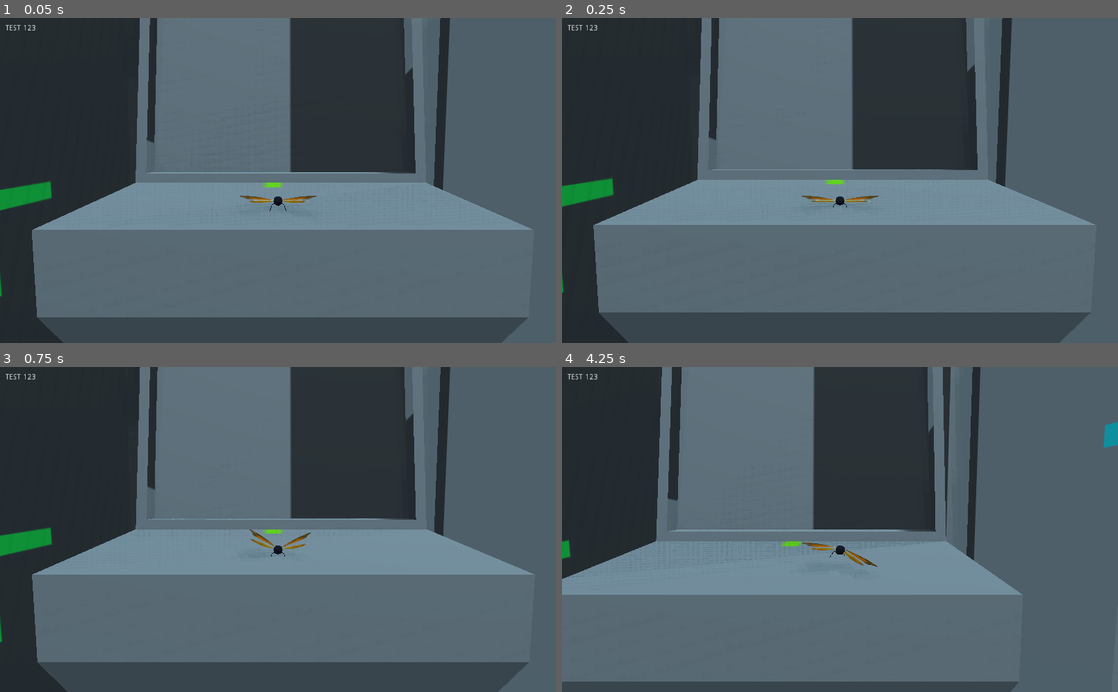
Above: before the commit, frames 1-4 (two rows, left to right).
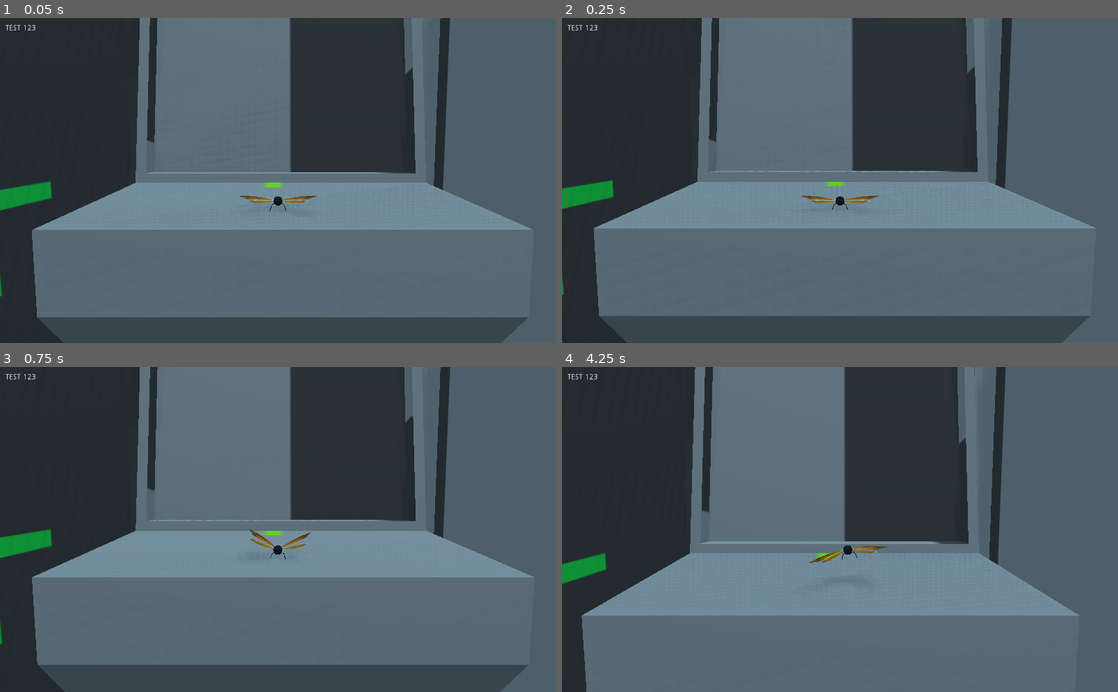
Above: after the commit, the same moments.

Repository: joshbarlow/bug-game
Game: Godot game, scene res://base.tscn
Same seed, same stepped clock (60 frames per second), same inputs: the game is played once before the commit and once after it.
Inputs:
- Up to frame 1 (0.05 s): no input
- Up to frame 2 (0.25 s): no input
- Up to frame 3 (0.75 s): tap Enter (ui_accept) at 0.5 s; hold Right (ui_right) from 0.53 s (still down)
- Up to frame 4 (4.25 s): tap Enter (ui_accept) at 0.77, 1.07, 1.52, 1.82, 3.02, 3.32, 3.77, 4.07 s; release Right (ui_right) at 1.28 s; hold Left (ui_left) 1.28-2.03 s; hold Right (ui_right) 2.03-3.53 s; hold Left (ui_left) from 3.53 s (still down)

Frame 1 is identical in both runs. In frame 2, 3.1% of the frame differs, in the area x 0-96%, y 0-100%; in frame 3, 2.6%; in frame 4, 25%, in the area x 0-100%, y 0-100%.

Commit message:
changed collisions

Diff:
--- a/bug-game/Camera.gd
+++ b/bug-game/Camera.gd
@@ -8,5 +8,5 @@
 # Called every frame. 'delta' is the elapsed time since the previous frame.
 func _process(delta):
 	mothNode = get_node("../ButterflyCharacter/Position3D").get_global_transform()
-	self.translation = (mothNode.origin + Vector3(0,3,20))
+	self.translation = ((mothNode.origin * Vector3(0.6,1,1)) + Vector3(0,3,20))
 	pass
--- a/bug-game/base.tscn
+++ b/bug-game/base.tscn
@@ -8,10 +8,19 @@
 [sub_resource type="BoxShape" id=1]
 
 [sub_resource type="BoxShape" id=11]
-extents = Vector3( 13.3192, 1, 12.3238 )
+extents = Vector3( 11.8645, 14.3793, 12.3238 )
 
 [sub_resource type="BoxShape" id=12]
-extents = Vector3( 11.5186, 24.8529, 10.1391 )
+extents = Vector3( 11.5186, 34.032, 10.1391 )
+
+[sub_resource type="BoxShape" id=13]
+extents = Vector3( 22.596, 3.40204, 9.57497 )
+
+[sub_resource type="BoxShape" id=14]
+extents = Vector3( 5.74886, 46.8493, 2.97075 )
+
+[sub_resource type="BoxShape" id=15]
+extents = Vector3( 0.610339, 2.59218, 8.19935 )
 
 [node name="Spatial" type="Spatial"]
 
@@ -44,16 +53,24 @@
 [node name="environment_v001" parent="environment" instance=ExtResource( 4 )]
 
 [node name="CollisionShape" type="CollisionShape" parent="environment"]
-transform = Transform( 1, 0, 0, 0, 1, 0, 0, 0, 1, 0, -1.01038, 0 )
+transform = Transform( 1, 0, 0, 0, 1, 0, 0, 0, 1, 0.239891, -14.2598, 0 )
 shape = SubResource( 11 )
 
 [node name="CollisionShape2" type="CollisionShape" parent="environment"]
-transform = Transform( 1, 0, 0, 0, 1, 0, 0, 0, 1, -29.0674, 25.0351, 0 )
+transform = Transform( 1, 0, 0, 0, 1, 0, 0, 0, 1, -29.0674, 7.93136, 0 )
 shape = SubResource( 12 )
 
 [node name="CollisionShape3" type="CollisionShape" parent="environment"]
-transform = Transform( 1, 0, 0, 0, 1, 0, 0, 0, 1, -29.1166, 77.1423, 0 )
-shape = SubResource( 12 )
+transform = Transform( 1, 0, 0, 0, 1, 0, 0, 0, 1, 0, -29.2349, 0 )
+shape = SubResource( 13 )
+
+[node name="CollisionShape4" type="CollisionShape" parent="environment"]
+transform = Transform( 1, 0, 0, 0, 1, 0, 0, 0, 1, 24.6915, 19.4064, 0 )
+shape = SubResource( 14 )
+
+[node name="CollisionShape5" type="CollisionShape" parent="environment"]
+transform = Transform( 1, -0.000907571, 0, 0.000907571, 1, 0, 0, 0, 1, -17.8411, 47.5558, 0 )
+shape = SubResource( 15 )
 
 [node name="OmniLight" type="OmniLight" parent="."]
 transform = Transform( 0.967374, -0.109044, 0.228685, -0.0880388, 0.701703, 0.707009, -0.237564, -0.704075, 0.669209, 24.1635, 87.5239, 62.7024 )
Not shown: 1 places in bug-game/base.tscn that only renumber resources
